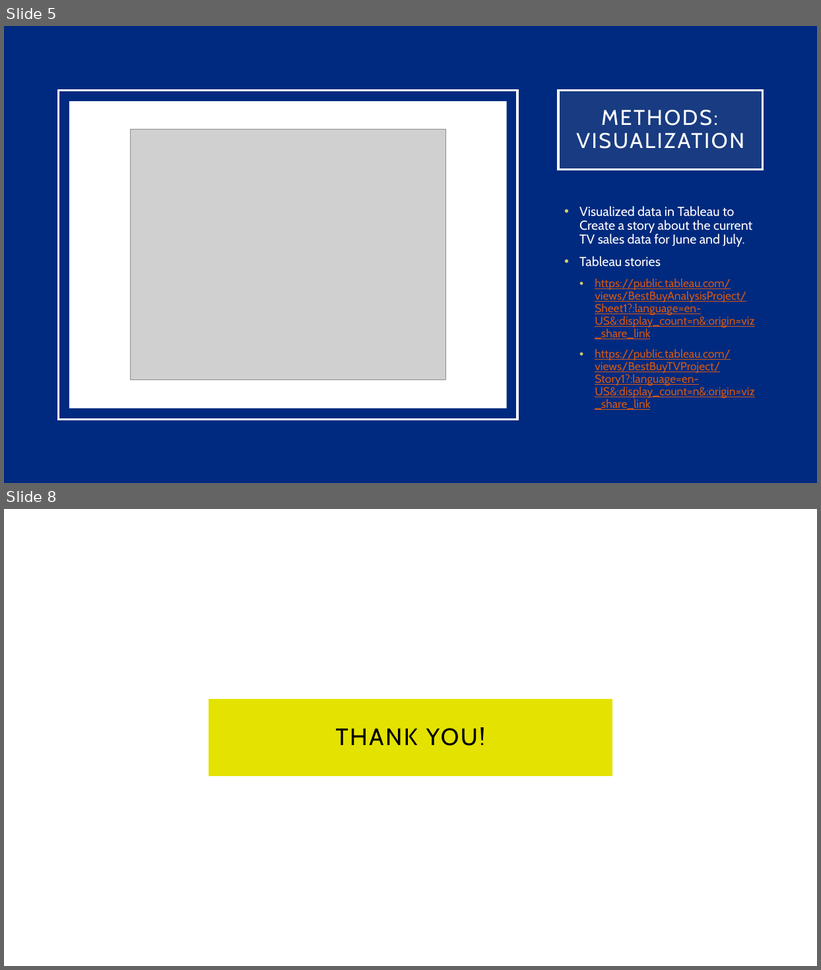
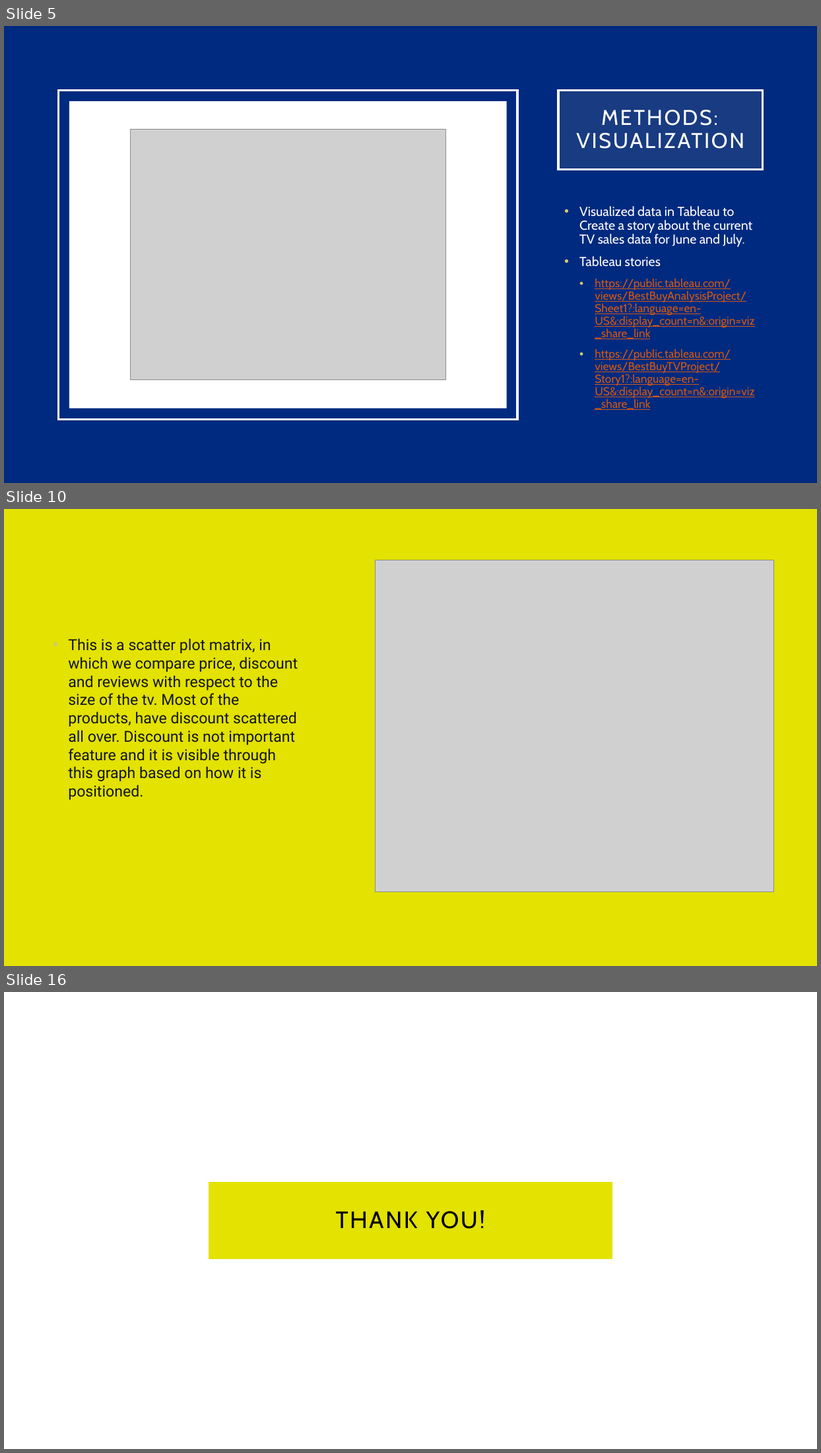
Before and after one commit to kdmorjam/Project_4_BestBuy, a slide deck: Final Project/BestBuy.pptx. Shown one above the other, each under a label of ours: slides 5 and 8 before the commit, slides 5, 10 and 16 after it; the slides between them are not shown. The pictures are 821x970 and 821x1453 pixels, drawn with LibreOffice and Linux fonts; fonts in the diff are those of the drawing; grey boxes stand for pictures. Boxes give left, top, right and bottom in pixels: in the first picture for what was removed or moved away, otherwise in the second. Text is boxed around its words. In the diff, an @@ line names an element or a change of style, - is before the commit and + after.

```diff
--- a/Final Project/BestBuy.pptx
+++ b/Final Project/BestBuy.pptx
@@ slide 10 added at (4,509,817,966), background #E3E200 @@
@@ picture added at (375,560,774,892) @@
@@ text added at (68,638,298,800), 18 pt, text #12151B @@
+• This is a scatter plot matrix, in which we compare price, discount and reviews with respect to the size of the tv. Most of the products, have discount scattered all over. Discount is not important feature and it is visible through this graph based on how it is positioned.
@@ what was slide 8 is now slide 16 @@
```
Also in this commit, not shown: 2 slides changed, 7 other slides added, 2 other files.
